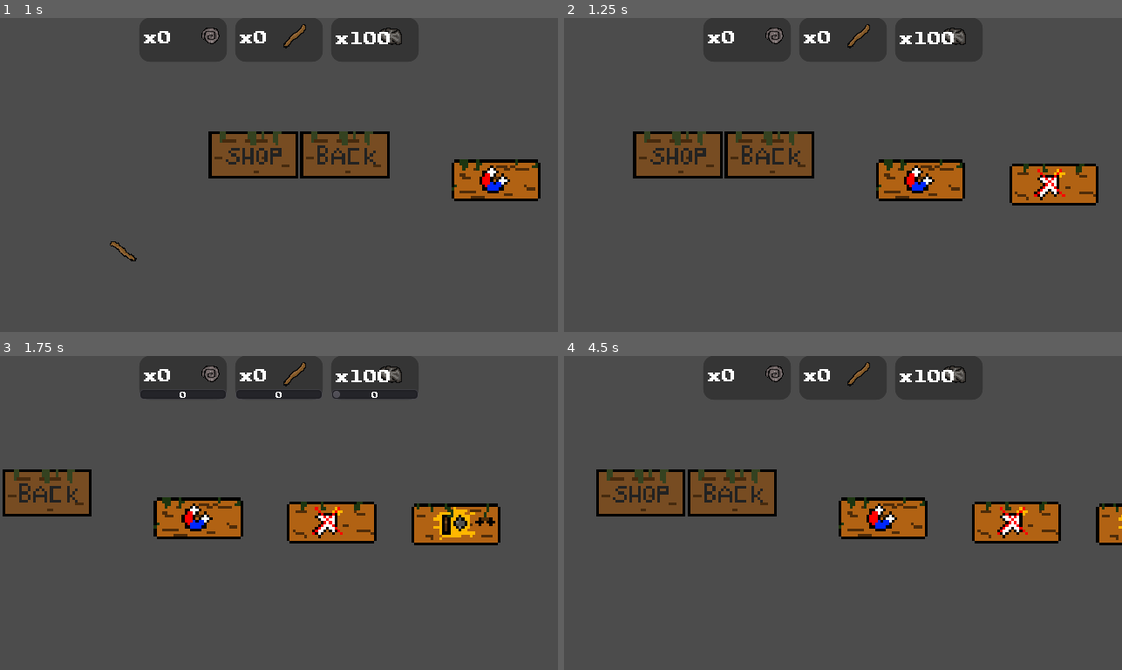
Above: before the commit, frames 1-4 (two rows, left to right).
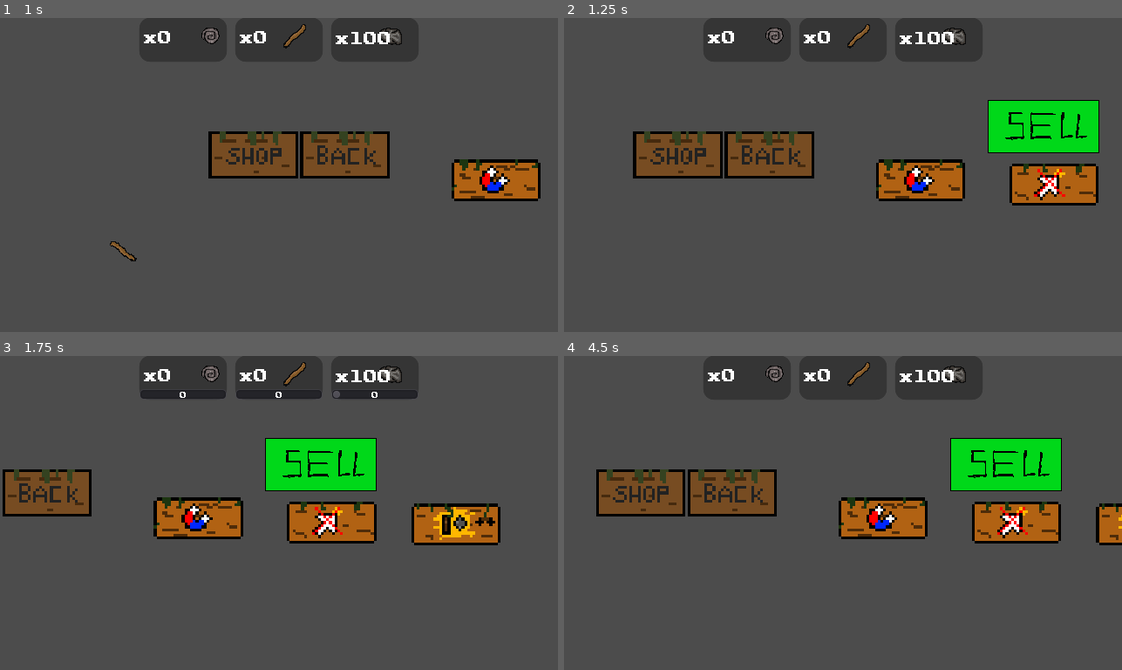
Above: after the commit, the same moments.

Repository: age-of-asparagus/click-godot3
Game: Godot game, scene res://minigames/sticks_and_Stones.tscn
Same seed, same stepped clock (60 frames per second), same inputs: the game is played once before the commit and once after it. This scene is started directly instead of the project's main scene. The engine's default icon, where the game draws it, is replaced by a stand-in: a white triangle on a blue panel in a dark square.
Inputs (mouse positions are in pixels of both pictures, inside the frame that each line leads up to):
- Up to frame 1 (1 s): click (513, 156) at 0.5 s
- Up to frame 2 (1.25 s): no input
- Up to frame 3 (1.75 s): click (479, 465) at 1.27 s
- Up to frame 4 (4.5 s): click (893, 522) at 2 s; click (1021, 525) at 2.75 s; click (764, 519) at 3.5 s; click (608, 494) at 4.25 s

Frame 1 is identical in both runs. In frame 2, 3.4% of the frame differs, in the area x 75-96%, y 26-44%; in frame 3, 3.4%; in frame 4, 3.4%.

Commit message:
sell button part 1

Diff:
--- a/minigames/sticks_and_Stones.tscn
+++ b/minigames/sticks_and_Stones.tscn
@@ -13,6 +13,7 @@
 [ext_resource path="res://Assets/the_real_shop.png" type="Texture" id=11]
 [ext_resource path="res://Assets/magnet.png" type="Texture" id=12]
 [ext_resource path="res://Magnet_effect.tscn" type="PackedScene" id=13]
+[ext_resource path="res://Assets/Sell_button.png" type="Texture" id=14]
 
 [sub_resource type="CircleShape2D" id=6]
 radius = 6.08276
@@ -582,6 +583,15 @@
 text = "0"
 align = 1
 
+[node name="sell_button" type="TextureButton" parent="."]
+margin_left = 945.0
+margin_top = 96.0
+margin_right = 1072.0
+margin_bottom = 155.0
+texture_normal = ExtResource( 14 )
+expand = true
+stretch_mode = 3
+
 [connection signal="timeout" from="fossil_spawn_timer" to="." method="_on_fossil_spawn_timer_timeout"]
 [connection signal="timeout" from="stick_spawn_timer" to="." method="_on_stick_spawn_timer_timeout"]
 [connection signal="timeout" from="stone_spawn_timer" to="." method="_on_stone_spawn_timer_timeout"]
Binary file added: Assets/Sell_button.png
Not shown, added: Assets/Sell_button.png.import
Not shown: 1 places in minigames/sticks_and_Stones.tscn that only renumber resources
